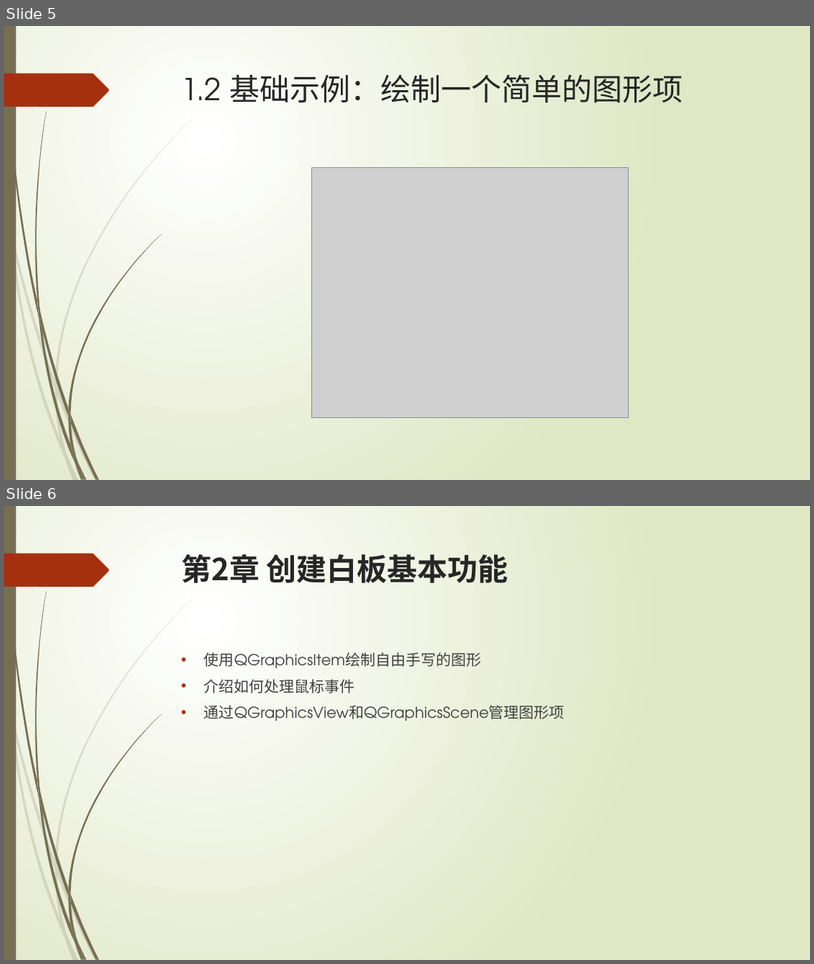
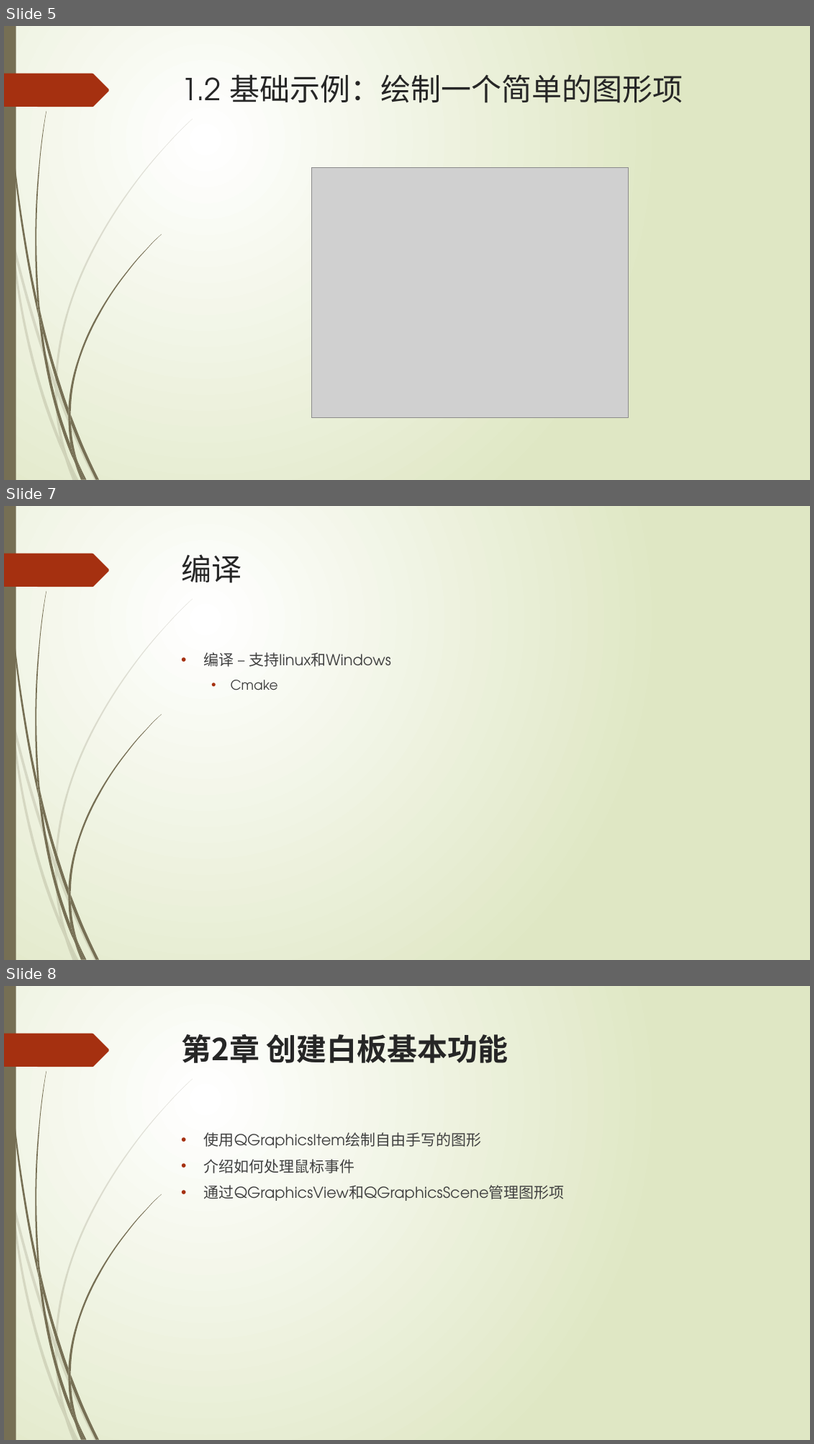
Before and after one commit to liuty2006/draw, a slide deck: docs/draw.pptx. Shown one above the other, each under a label of ours: slides 5 and 6 before the commit, slides 5, 7 and 8 after it; the slides between them are not shown. The pictures are 814x964 and 814x1444 pixels, drawn with LibreOffice and Linux fonts; fonts in the diff are those of the drawing; grey boxes stand for pictures. Boxes give left, top, right and bottom in pixels: in the first picture for what was removed or moved away, otherwise in the second. Text is boxed around its words. In the diff, an @@ line names an element or a change of style, - is before the commit and + after.

```diff
--- a/docs/draw.pptx
+++ b/docs/draw.pptx
@@ slide 7 added at (x1=4, y1=506, x2=810, y2=960), background gradient #FFFFFF to #DFE8C4; not listed: 24 template elements that a slide beside it also shows @@
@@ title added at (x1=182, y1=554, x2=242, y2=583), 36 pt, text #262626 @@
+编译
@@ text added at (x1=204, y1=652, x2=391, y2=690), 18 pt, text #404040 @@
+• 编译 – 支持linux和Windows
+  • Cmake
@@ what was slide 6 is now slide 8 @@
```
Also in this commit, not shown: 1 slide changed, 1 other slide added, 1 other file.
